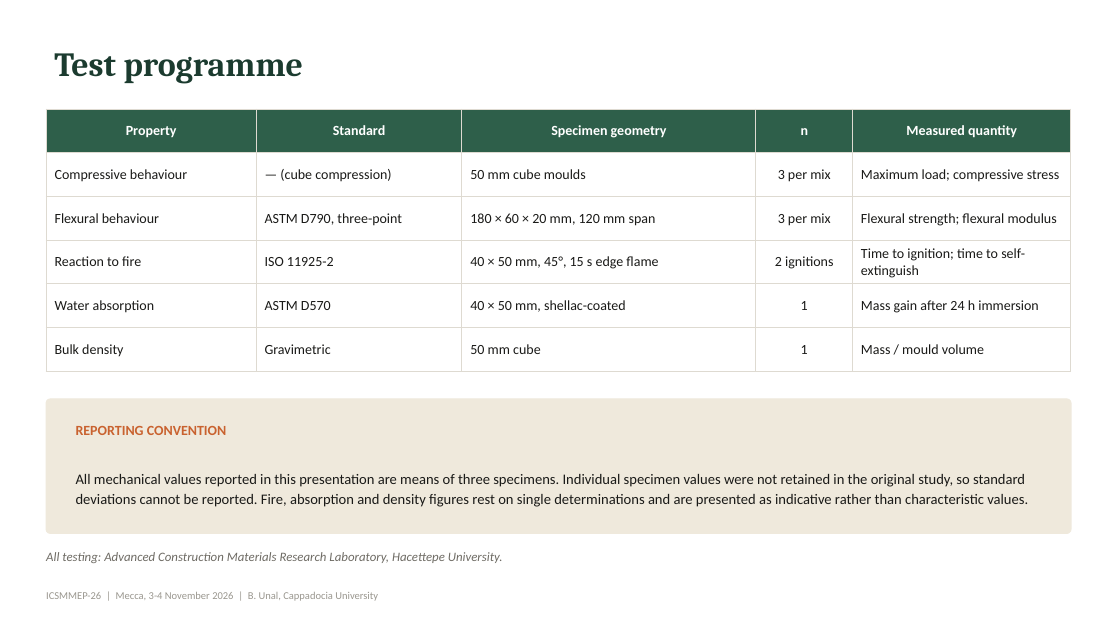
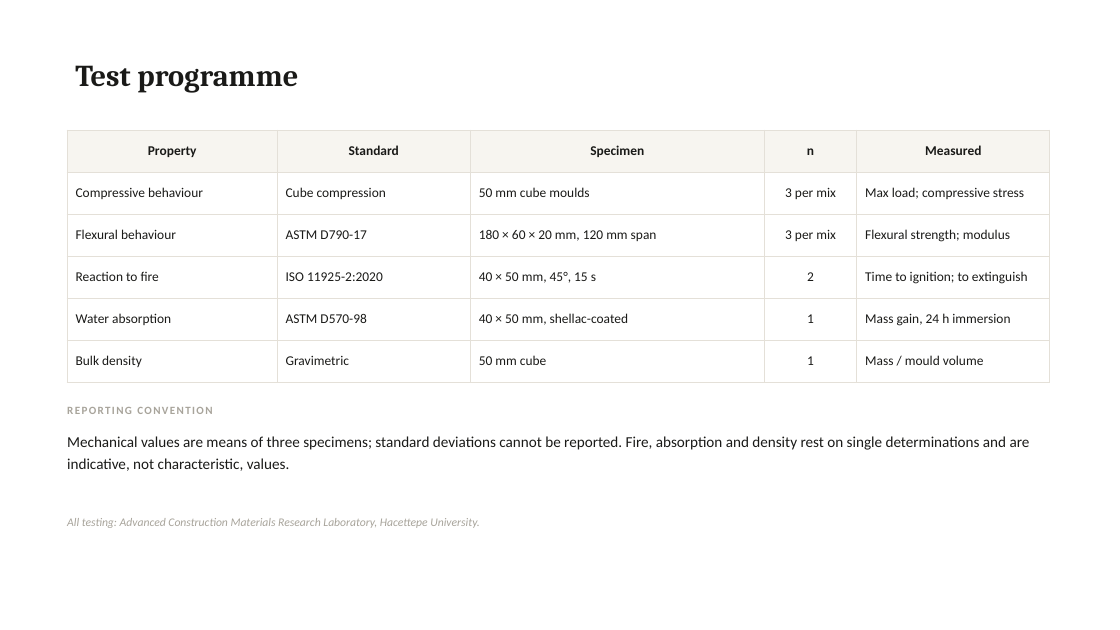
Before and after one commit to bunal91/sanat-ve-mekan, a slide deck: slide 11 of konferans-bildirisi/06-sunum/ICSMMEP26_Presentation_Unal.pptx. Drawn at 1120x630 pixels with LibreOffice and Linux fonts; fonts in the diff are those of the drawing. Boxes give left, top, right and bottom in pixels: in the first picture for what was removed or moved away, otherwise in the second. Text is boxed around its words. In the diff, an @@ line names an element or a change of style, - is before the commit and + after.

```diff
--- a/konferans-bildirisi/06-sunum/ICSMMEP26_Presentation_Unal.pptx
+++ b/konferans-bildirisi/06-sunum/ICSMMEP26_Presentation_Unal.pptx
@@ title "Test programme": place and size @@
-title "Test programme" at [54, 53, 304, 84]
+title "Test programme" at [75, 65, 298, 92]
@@ title "Test programme" at [75, 65, 298, 92]: size 29 to 26 pt, text colour #1B3B2F to #1A1A18 @@
@@ table at [67, 130, 1050, 371] @@
-row 1, column 3: Specimen geometry
+row 1, column 3: Specimen
-row 1, column 5: Measured quantity
+row 1, column 5: Measured
-row 2, column 2: — (cube compression)
+row 2, column 2: Cube compression
-row 2, column 5: Maximum load; compressive stress
+row 2, column 5: Max load; compressive stress
-row 3, column 2: ASTM D790, three-point
+row 3, column 2: ASTM D790-17
-row 3, column 5: Flexural strength; flexural modulus
+row 3, column 5: Flexural strength; modulus
-row 4: Reaction to fire | ISO 11925-2 | 40 × 50 mm, 45°, 15 s edge flame | 2 ignitions | Time to ignition; time to self-extinguish
+row 4: Reaction to fire | ISO 11925-2:2020 | 40 × 50 mm, 45°, 15 s | 2 | Time to ignition; to extinguish
-row 5, column 2: ASTM D570
+row 5, column 2: ASTM D570-98
-row 5, column 5: Mass gain after 24 h immersion
+row 5, column 5: Mass gain, 24 h immersion
@@ fill #2E5F4A to #F7F5F0 in row 1 @@
@@ size 12 to 11.5 pt in "Property", "Standard", "n", "Compressive behaviour" and 14 more places @@
@@ text colour #FFFFFF to #1A1A18 in "Property", "Standard", "n" @@
@@ borders changed @@
@@ table: place and size @@
-table at [46, 109, 1071, 360]
+table at [67, 130, 1050, 371]
@@ rounded rectangle removed at [46, 399, 1071, 534] @@
@@ text "REPORTING CONVENTION": place and size @@
-text "REPORTING CONVENTION" at [76, 426, 227, 435]
+text "REPORTING CONVENTION" at [67, 407, 212, 414]
@@ text "REPORTING CONVENTION" at [67, 407, 212, 414]: size 12 to 9.5 pt, text colour #C9622F to #A8A49B, letter spacing 0 to 1.2 pt @@
@@ text at [67, 436, 1030, 471]: text changed; size 12.5 to 13 pt @@
-All mechanical values reported in this presentation are means of three specimens. Individual specimen values were not retained in the original study, so standard deviations cannot be reported. Fire, absorption and density figures rest on single determinations and are presented as indicative rather than characteristic values.
+Mechanical values are means of three specimens; standard deviations cannot be reported. Fire, absorption and density rest on single determinations and are indicative, not characteristic, values.
@@ text "Mechanical values are means of ..." at [67, 436, 1030, 471]: vertical alignment middle to top @@
@@ text "All testing: Advanced Construction Materials ...": place and size @@
-text "All testing: Advanced Construction Materials ..." at [46, 552, 503, 563]
+text "All testing: Advanced Construction Materials ..." at [67, 518, 479, 528]
@@ text "All testing: Advanced Construction Materials ..." at [67, 518, 479, 528]: size 11 to 10 pt, text colour #6E6B64 to #A8A49B; line spacing 1 to 14pt; vertical alignment middle to top @@
@@ text removed at [46, 592, 378, 601] @@
-ICSMMEP-26 | Mecca, 3-4 November 2026 | B. Unal, Cappadocia University
```
Also in this commit, not shown: 22 other slides changed, 4 other files.
